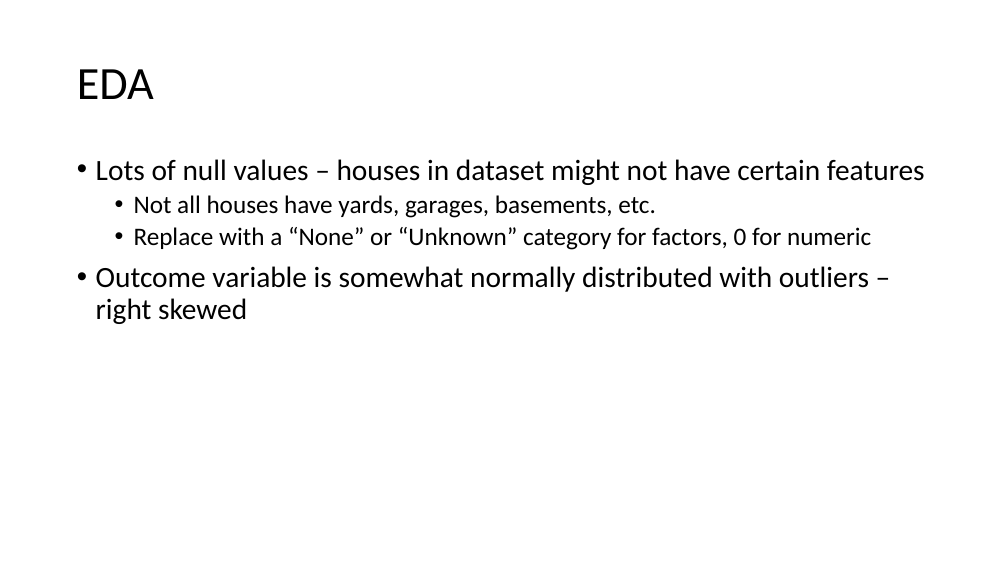
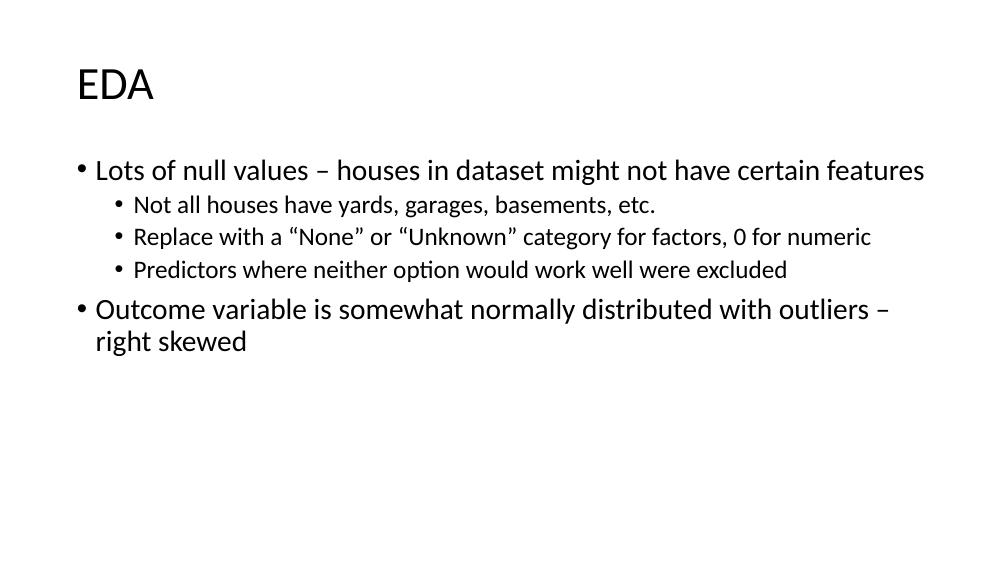
Before and after one commit to simrankota/comp4442_finalproject, a slide deck: slide 3 of skeleton_deck.pptx. Drawn at 1008x567 pixels with LibreOffice and Linux fonts; fonts in the diff are those of the drawing. Boxes give left, top, right and bottom in pixels: in the first picture for what was removed or moved away, otherwise in the second. Text is boxed around its words. In the diff, an @@ line names an element or a change of style, - is before the commit and + after.

```diff
--- a/skeleton_deck.pptx
+++ b/skeleton_deck.pptx
@@ text at (x1=134, y1=260, x2=787, y2=282): paragraph added @@
+  • Predictors where neither option would work well were excluded
```
Also in this commit, not shown: 5 other slides changed, 1 other file.
